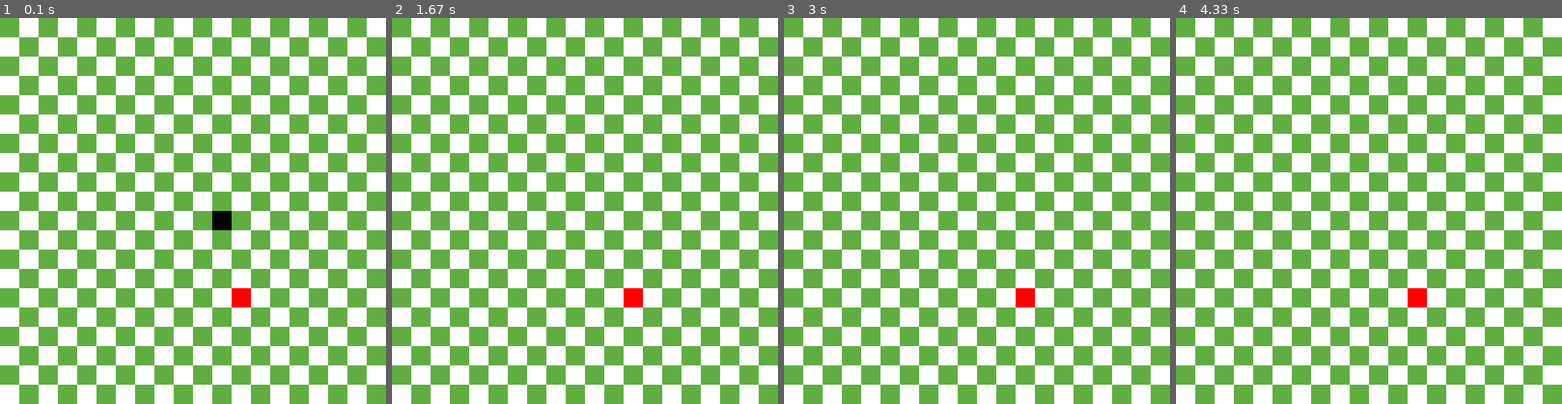
Above: before the commit, frames 1-4 (left to right).
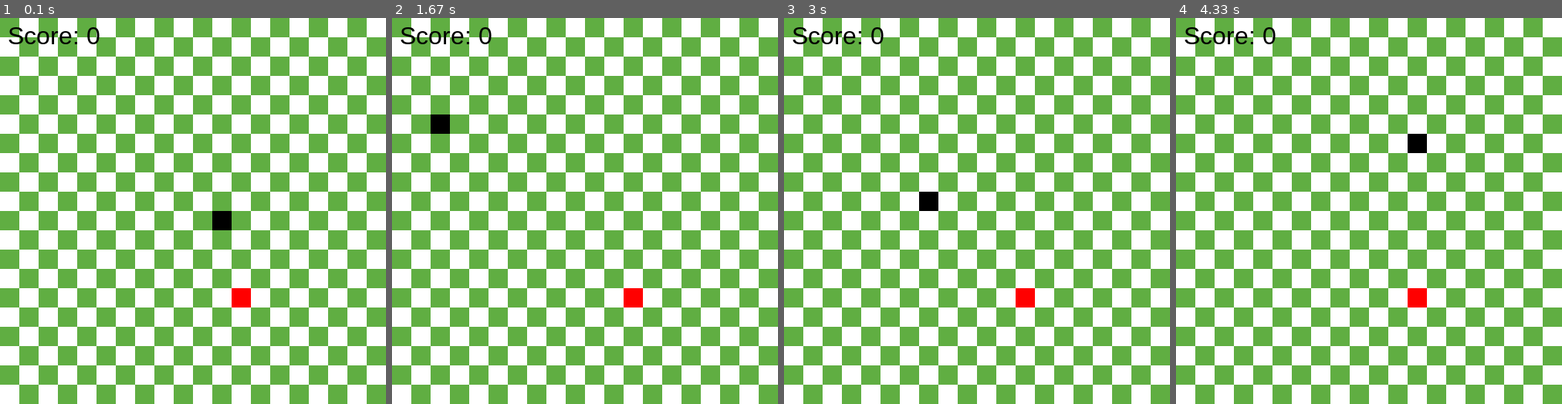
Above: after the commit, the same moments.

Repository: Chaker-Gamra/Snake-Game-Pygame
Game: pygame game, started from app.py
The game is run twice, just before and just after one commit, with the same random seed, the same clock (stepped at 60 frames per second) and the same inputs.
Inputs:
- Up to frame 1 (0.1 s): no input
- Up to frame 2 (1.67 s): hold Right 0.33-0.8 s; hold Up 0.83-1.3 s; hold Right from 1.33 s (still down)
- Up to frame 3 (3 s): release Right at 1.8 s; hold Down 2.4-2.7 s; hold Left from 2.73 s (still down)
- Up to frame 4 (4.33 s): release Left at 3.13 s; hold Up 3.17-3.53 s; hold Right 3.57-4.2 s; hold Down from 4.23 s (still down)

The runs differ from the first frame. In frame 1, 0.4% of the frame differs, in the area x 2-26%, y 2-7%; in frame 2, 0.6%, in the area x 2-26%, y 2-30%; in frame 3, 0.6%; in frame 4, 0.6%.

Commit message:
Game Over

Diff:
--- a/app.py
+++ b/app.py
@@ -5,9 +5,13 @@
 screen = pygame.display.set_mode((500, 500))
 bg = pygame.image.load("BackGround.png")
 clock = pygame.time.Clock()
+font = pygame.font.SysFont('tahoma', 32)
+
 apple = Apple()
 snake = Snake(250, 250)
+
 running = True
+game_over = False
 
 while running:
     # Check For Inputs
@@ -26,12 +30,32 @@
 
     # Update
     snake.update(apple)
+    if snake.hit_itself():
+        game_over = True
 
     # Render
     screen.blit(bg, bg.get_rect())
     apple.render(screen)
     snake.render(screen)
+    screen.blit(font.render('Score: '+ str(snake.score), True, (0,0,0)), (10,5))
     pygame.display.update()
     clock.tick(10)
 
+    while game_over:
+        for event in pygame.event.get():
+            if event.type == pygame.QUIT:
+                running = False
+                game_over = False
+
+        # Update
+
+        # Render
+        screen.blit(bg, bg.get_rect())
+        apple.render(screen)
+        snake.render(screen)
+        screen.blit(font.render('Score: ' + str(snake.score), True, (0, 0, 0)), (10, 5))
+        screen.blit(font.render('Game Over', True, (255, 0, 0)), (150, 250))
+        pygame.display.update()
+        clock.tick(10)
+
 pygame.quit()
--- a/gameObjects.py
+++ b/gameObjects.py
@@ -20,14 +20,35 @@
         self.head = (xPos, yPos)
         self.body = [self.head]
         self.motion = [1, 0]
+        self.score = 0
+
+    def hit_itself(self):
+        for i in range(len(self.body) - 1):
+            if self.head == self.body[i]:
+                return True
+
+        return False
 
     def update(self, apple):
         if self.head[0] == apple.xPos and self.head[1] == apple.yPos:
             apple.update_position()
+            self.score += 1
         else:
             self.body.pop(0)
 
-        new_head = (self.head[0] + self.motion[0]*25, self.head[1] + self.motion[1]*25)
+        x = self.head[0] + self.motion[0]*25
+        y = self.head[1] + self.motion[1]*25
+
+        if x == 500:
+            x = 0
+        elif x < 0:
+            x = 475
+        if y == 500:
+            y = 0
+        elif y < 0:
+            y = 475
+
+        new_head = (x, y)
         self.body.append(new_head)
         self.head = new_head
 
